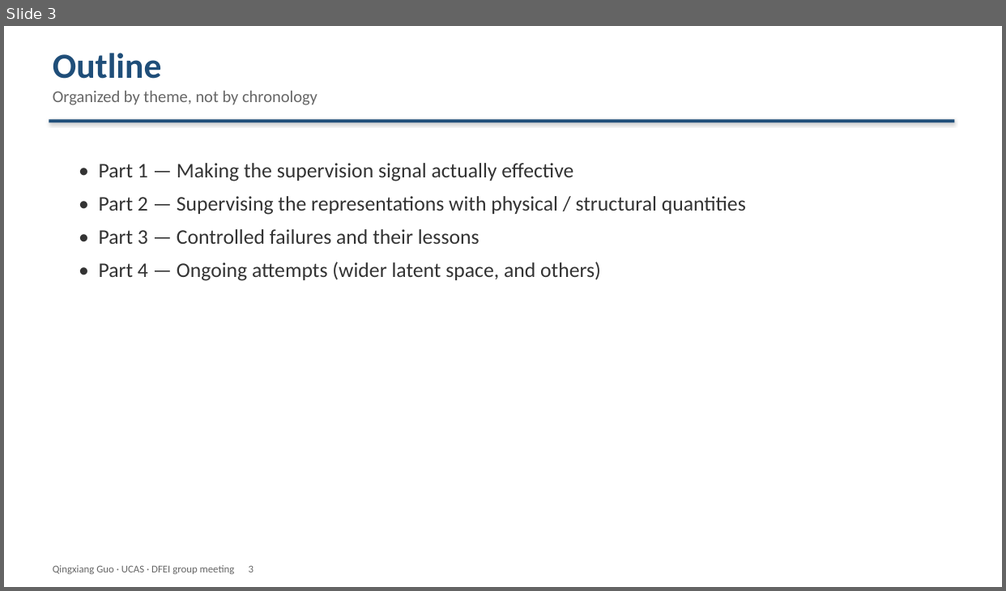
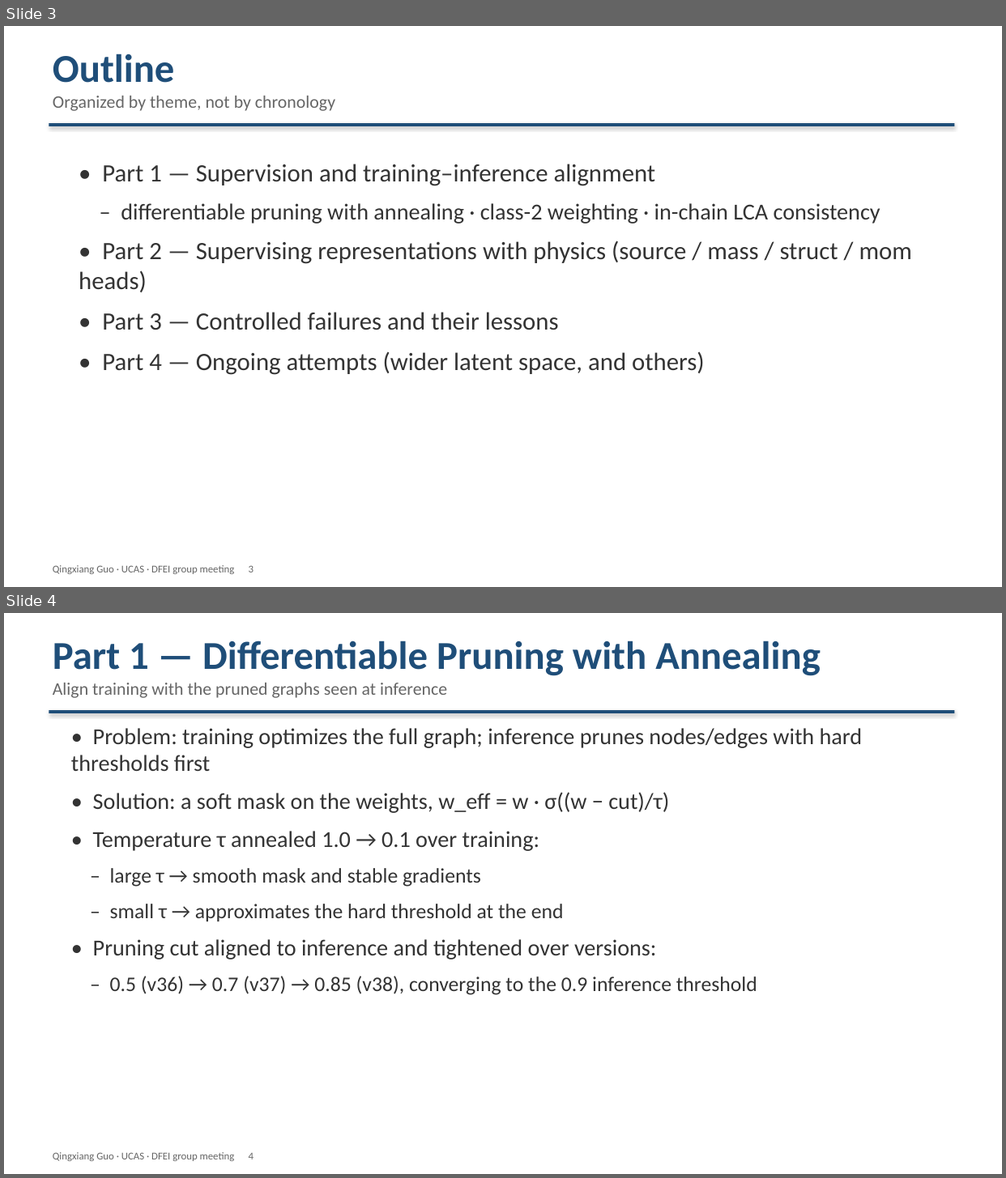
Before and after one commit to Aniedrew/dfei_ift, a slide deck: meeting_figs/DFEI_progress_20260902_EN.pptx. Shown one above the other, each under a label of ours: slide 3 before the commit, slides 3 and 4 after it. The pictures are 1006x591 and 1006x1178 pixels, drawn with LibreOffice and Linux fonts; fonts in the diff are those of the drawing. Boxes give left, top, right and bottom in pixels: in the first picture for what was removed or moved away, otherwise in the second. Text is boxed around its words. In the diff, an @@ line names an element or a change of style, - is before the commit and + after.

Commit message:
docs: deck v4 (24pt body, full v38-line coverage, bug details removed) + matching script

```diff
--- a/meeting_figs/DFEI_progress_20260902_EN.pptx
+++ b/meeting_figs/DFEI_progress_20260902_EN.pptx
@@ slide 4 added at (4, 613, 1002, 1174), background #FFFFFF @@
@@ text added at (53, 641, 820, 698), 17 pt, text #666666 @@
+Part 1 — Differentiable Pruning with Annealing
+Align training with the pruned graphs seen at inference
@@ rectangle added at (49, 710, 955, 713), fill #1F4E79 @@
@@ text added at (71, 728, 863, 995), 22 pt, text #333333 @@
+• Problem: training optimizes the full graph; inference prunes nodes/edges with hard thresholds first
+• Solution: a soft mask on the weights, w_eff = w · σ((w − cut)/τ)
+• Temperature τ annealed 1.0 → 0.1 over training:
+– large τ → smooth mask and stable gradients
+– small τ → approximates the hard threshold at the end
+• Pruning cut aligned to inference and tightened over versions:
+– 0.5 (v36) → 0.7 (v37) → 0.85 (v38), converging to the 0.9 inference threshold
@@ text added at (53, 1152, 253, 1161), 10 pt, text #666666 @@
+Qingxiang Guo · UCAS · DFEI group meeting 4
@@ slide 3 changed as well @@
@@ text "Outline" at (53, 54, 335, 111): size 34 to 38 pt in "Outline"; size 16 to 17 pt in "Organized by theme, not by chronology" @@
@@ rectangle: place and size @@
-rectangle at (49, 120, 955, 122)
+rectangle at (49, 123, 955, 126)
@@ text at (79, 164, 912, 292): text changed; size 20 to 24 pt @@
-• Part 1 — Making the supervision signal actually effective
-• Part 2 — Supervising the representations with physical / structural quantities
+• Part 1 — Supervision and training–inference alignment
+– differentiable pruning with annealing · class-2 weighting · in-chain LCA consistency
+• Part 2 — Supervising representations with physics (source / mass / struct / mom heads)
@@ text at (102, 312, 705, 375): size 20 to 24 pt in "• Part 3 — Controlled failures and ...", "• Part 4 — Ongoing attempts (wider ..."; more space between paragraphs @@
```
Also in this commit, not shown: 10 other slides changed, 2 other files.
